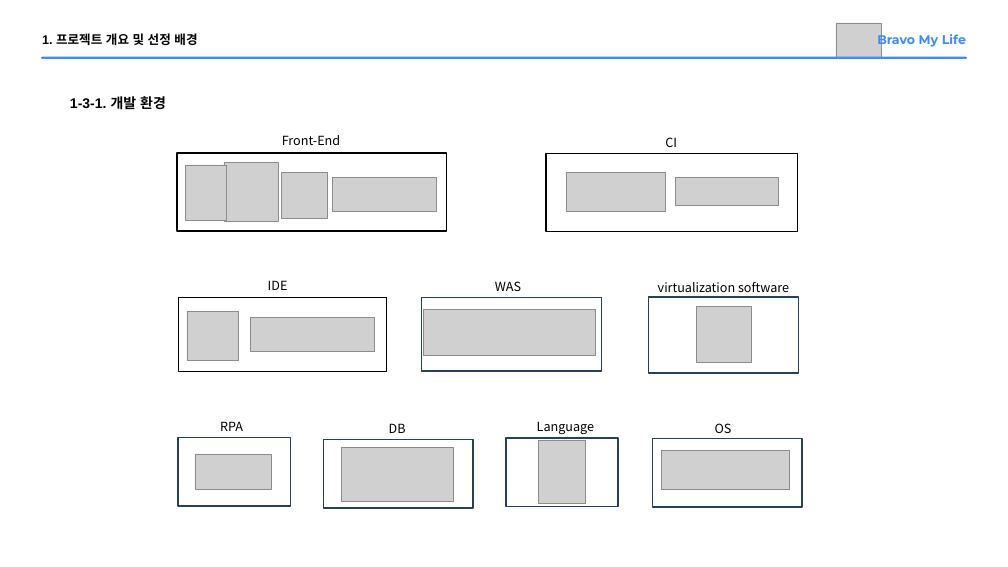
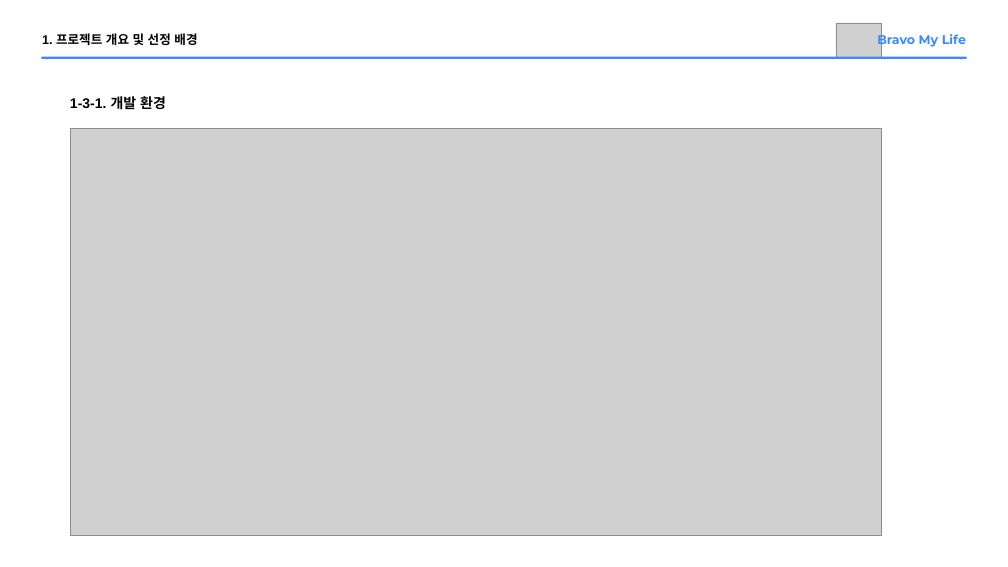
Before and after one commit to Parkjisoo00/ecommerce.saturn, a slide deck: slide 8 of resource/10.prepare/Saturn 미완성.pptx. Drawn at 1008x567 pixels with LibreOffice and Linux fonts; fonts in the diff are those of the drawing; grey boxes stand for pictures. Boxes give left, top, right and bottom in pixels: in the first picture for what was removed or moved away, otherwise in the second. Text is boxed around its words. In the diff, an @@ line names an element or a change of style, - is before the commit and + after.

```diff
--- a/resource/10.prepare/Saturn 미완성.pptx
+++ b/resource/10.prepare/Saturn 미완성.pptx
@@ picture added at (70,128,881,535) @@
@@ text removed at (282,135,340,145) @@
-Front-End
@@ text removed at (665,137,677,147) @@
-CI
@@ rectangle removed at (177,153,447,231) @@
@@ picture removed at (185,165,226,220) @@
@@ picture removed at (224,162,278,221) @@
@@ picture removed at (281,173,327,219) @@
@@ picture removed at (332,177,436,211) @@
@@ rectangle removed at (546,153,797,231) @@
@@ picture removed at (566,173,665,211) @@
@@ picture removed at (676,177,778,205) @@
@@ rectangle removed at (178,298,387,371) @@
@@ text removed at (268,280,288,290) @@
-IDE
@@ rectangle removed at (421,297,601,371) @@
@@ text removed at (495,281,521,291) @@
-WAS
@@ rectangle removed at (649,297,798,373) @@
@@ text removed at (658,282,789,292) @@
-virtualization software
@@ picture removed at (187,312,238,361) @@
@@ picture removed at (250,317,374,351) @@
@@ picture removed at (424,309,596,356) @@
@@ picture removed at (696,306,750,362) @@
@@ rectangle removed at (178,437,290,506) @@
@@ text removed at (220,421,243,431) @@
-RPA
@@ rectangle removed at (324,439,473,508) @@
@@ picture removed at (341,448,454,501) @@
@@ text removed at (389,423,406,433) @@
-DB
@@ rectangle removed at (506,438,618,507) @@
@@ text removed at (537,421,594,434) @@
-Language
@@ picture removed at (539,440,586,503) @@
@@ rectangle removed at (652,439,802,508) @@
@@ text removed at (715,423,732,433) @@
-OS
@@ picture removed at (195,454,272,489) @@
@@ picture removed at (661,451,789,489) @@
```
Also in this commit, not shown: 1 other slide changed, 1 other file.
